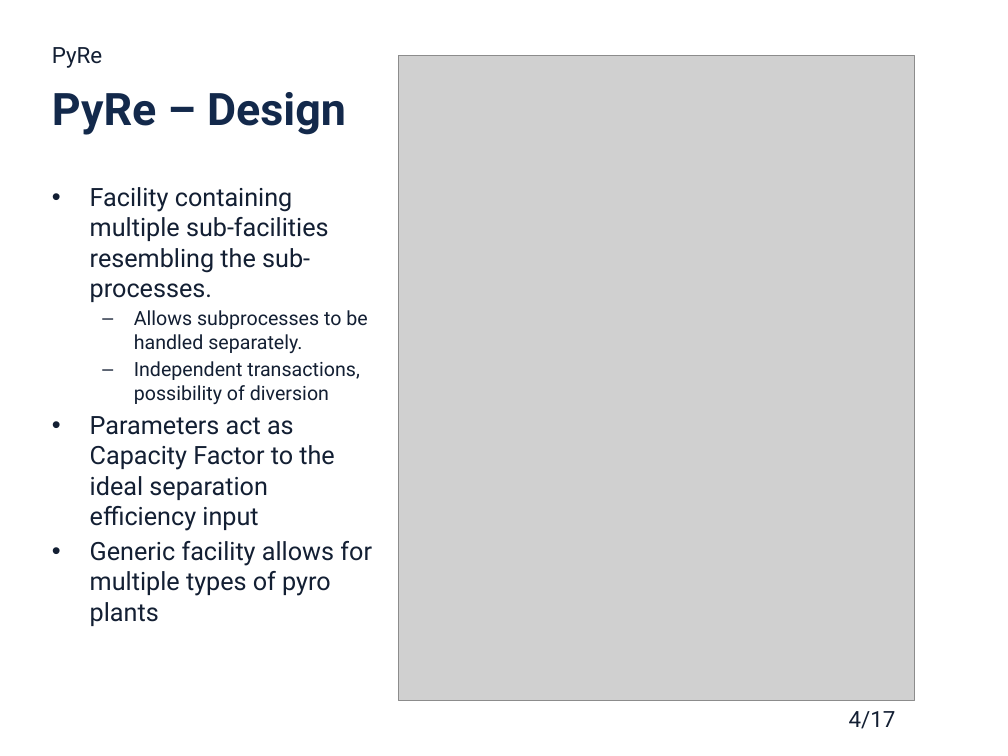
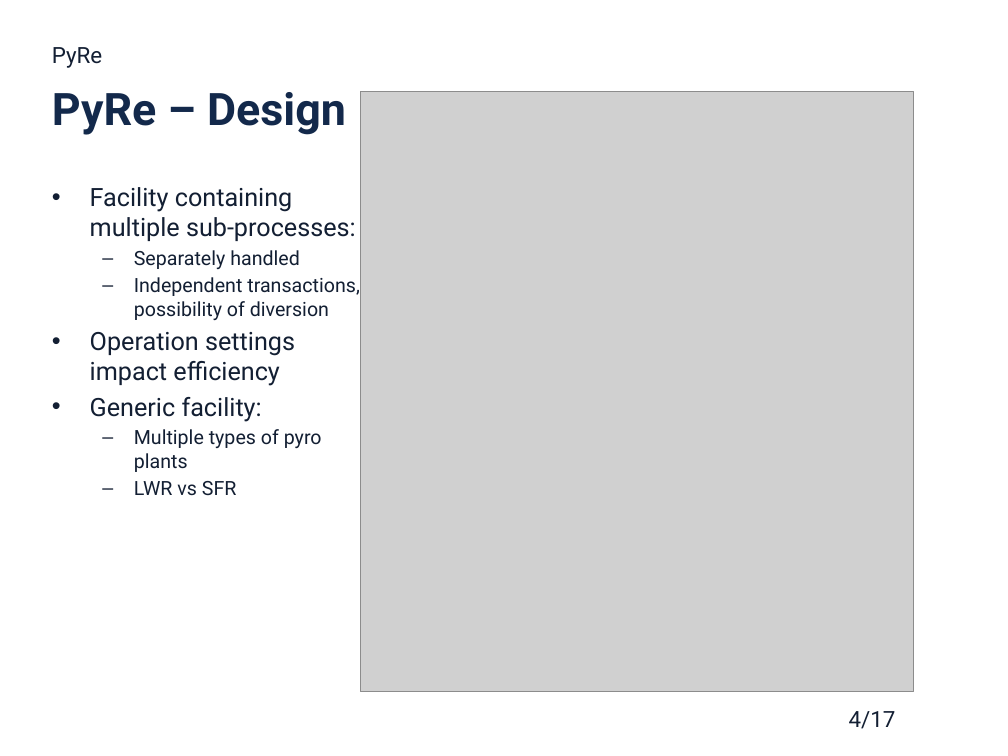
Before and after one commit to gtw2/2019-westphal-twofcs, a slide deck: slide 4 of 2019-westphal-twofcs-pres.pptx. Drawn at 1008x756 pixels with LibreOffice and Linux fonts; fonts in the diff are those of the drawing; grey boxes stand for pictures; background and template pictures are left out. Boxes give left, top, right and bottom in pixels: in the first picture for what was removed or moved away, otherwise in the second. Text is boxed around its words. In the diff, an @@ line names an element or a change of style, - is before the commit and + after.

```diff
--- a/2019-westphal-twofcs-pres.pptx
+++ b/2019-westphal-twofcs-pres.pptx
@@ picture: place and size @@
-picture at (398,55,914,701)
+picture at (361,92,914,692)
@@ text at (90,187,356,269): text changed @@
-• Facility containing multiple sub-facilities resembling the sub-processes.
-  – Allows subprocesses to be handled separately.
+• Facility containing multiple sub-processes:
+  – Separately handled
@@ text at (90,332,322,496): text changed @@
-• Parameters act as Capacity Factor to the ideal separation efficiency input
-• Generic facility allows for multiple types of pyro plants
+• Operation settings impact efficiency
+• Generic facility:
+  – Multiple types of pyro plants
+  – LWR vs SFR
```
Also in this commit, not shown: 9 other slides changed, 2 slides added, 1 slide removed, 1 other file.
